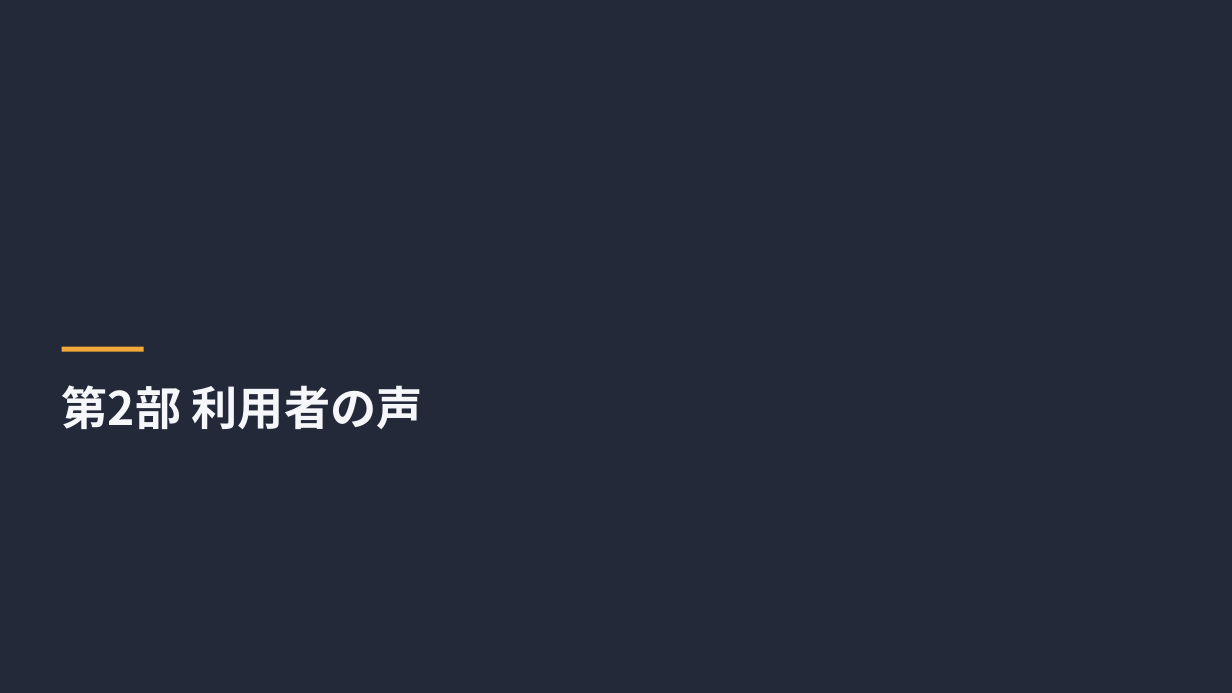
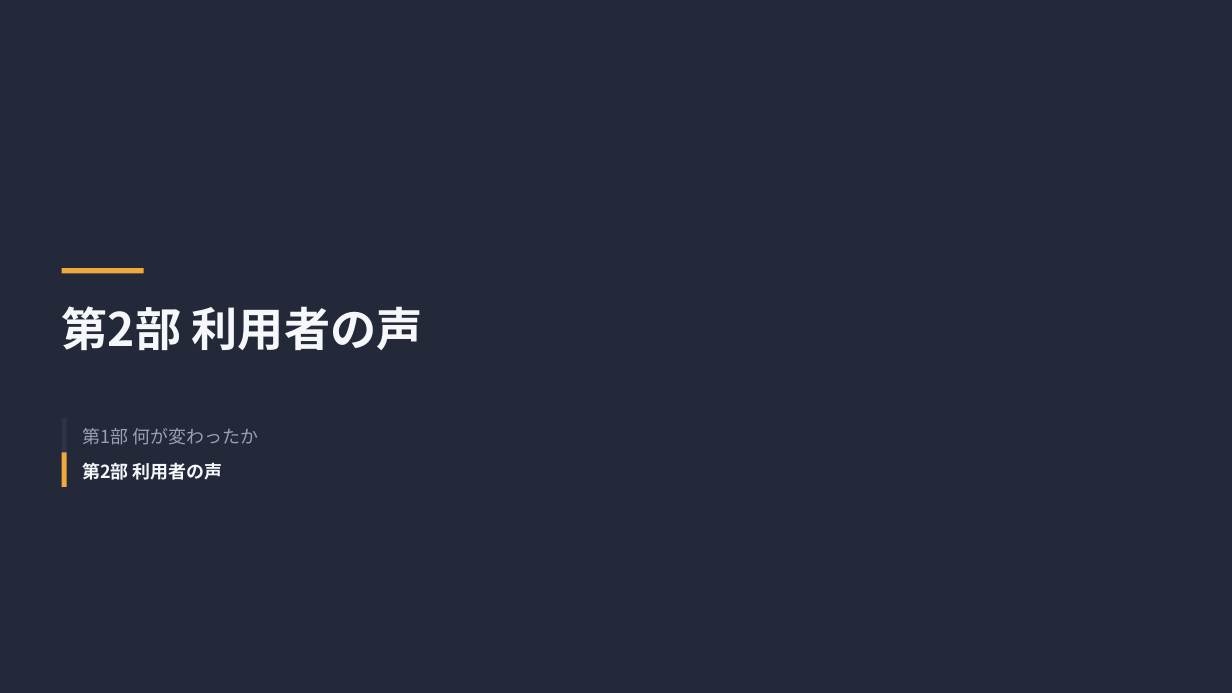
Before and after one commit to tjst-t/boxloom, a slide deck: slide 6 of boxloom/out/text_patterns_dark.pptx. Drawn at 1232x693 pixels with LibreOffice and Linux fonts; fonts in the diff are those of the drawing. Boxes give left, top, right and bottom in pixels: in the first picture for what was removed or moved away, otherwise in the second. Text is boxed around its words. In the diff, an @@ line names an element or a change of style, - is before the commit and + after.

```diff
--- a/boxloom/out/text_patterns_dark.pptx
+++ b/boxloom/out/text_patterns_dark.pptx
@@ rectangle: place and size @@
-rectangle at (62, 347, 144, 352)
+rectangle at (62, 268, 144, 274)
@@ title "第2部 利用者の声": place and size @@
-title "第2部 利用者の声" at (62, 385, 423, 429)
+title "第2部 利用者の声" at (62, 306, 423, 350)
@@ rectangle added at (62, 418, 67, 452), fill #2E3444 @@
@@ text added at (82, 428, 258, 445), 14 pt, text #97A1B3 @@
+第1部 何が変わったか
@@ rectangle added at (62, 453, 67, 487), fill #F2A93B @@
@@ text added at (82, 462, 223, 480), 14 pt, text #F5F7FA, bold @@
+第2部 利用者の声
```
Also in this commit, not shown: 1 other slide changed, 12 other files.
